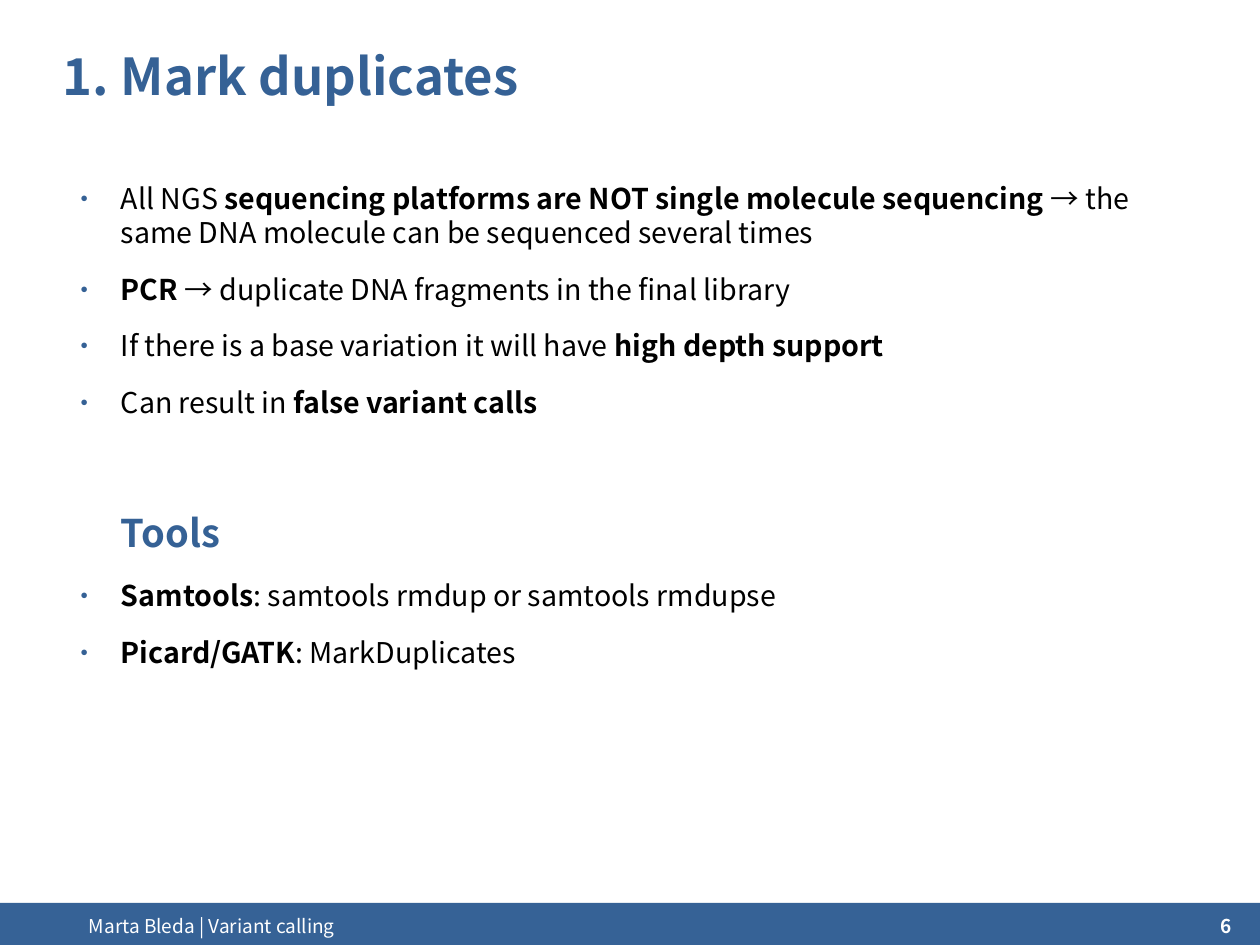
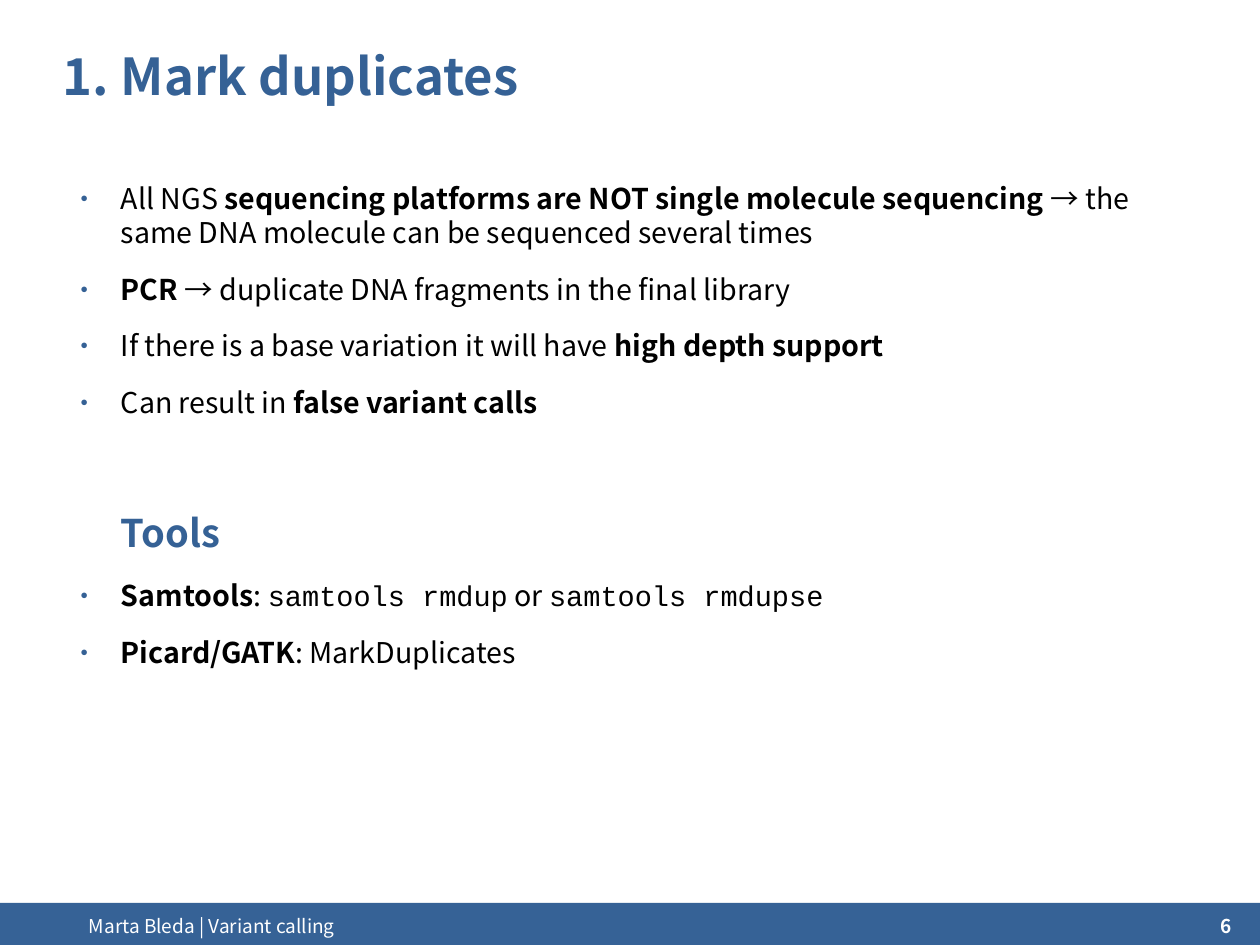
Before and after one commit to mbleda/ngscourse.github.io, a slide deck: slide 6 of COURSE_MATERIALS/variant_calling/slides/2014-Cambridge_variant_calling.odp. Drawn at 1260x945 pixels with LibreOffice and Linux fonts; fonts in the diff are those of the drawing; background and template pictures are left out. Boxes give left, top, right and bottom in pixels: in the first picture for what was removed or moved away, otherwise in the second. Text is boxed around its words. In the diff, an @@ line names an element or a change of style, - is before the commit and + after.

```diff
--- a/COURSE_MATERIALS/variant_calling/slides/2014-Cambridge_variant_calling.odp
+++ b/COURSE_MATERIALS/variant_calling/slides/2014-Cambridge_variant_calling.odp
@@ text at [121, 583, 823, 612]: font Noto Sans CJK KR to Courier New in "samtools rmdup samtools rmdupse" @@
```
Also in this commit, not shown: 5 other slides changed, 3 slides removed, 10 other files.
